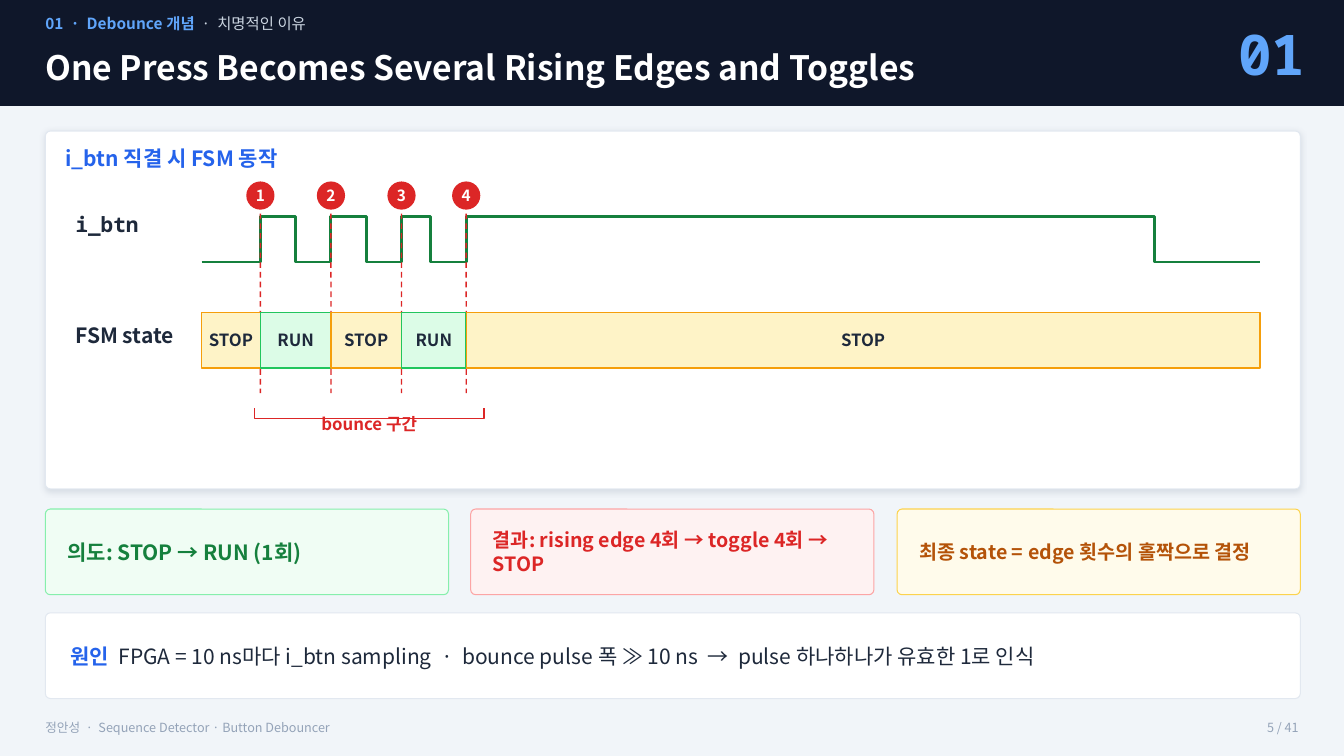
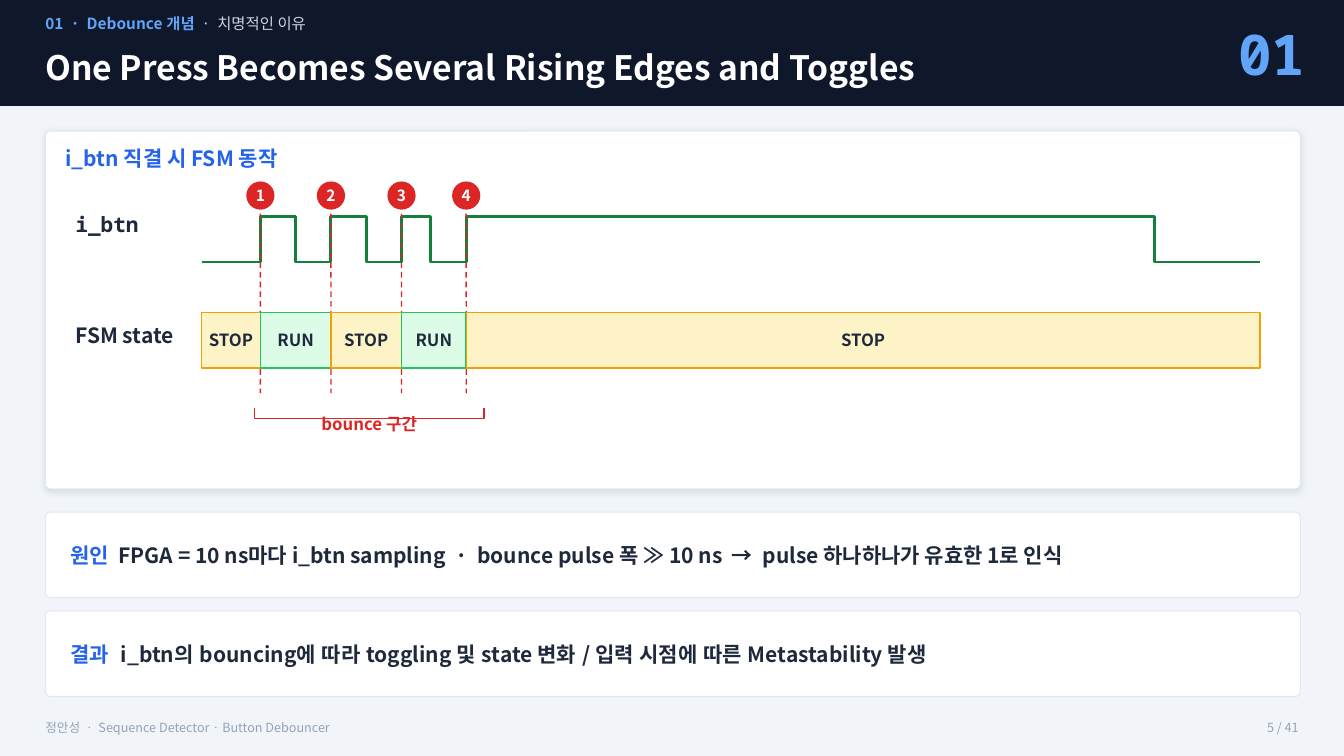
Before and after one commit to kimsacademy1234-max/System_Verilog, a slide deck: slide 5 of homework/1012_debouncer_project/Debouncer_FSM_정안성.pptx. Drawn at 1344x756 pixels with LibreOffice and Linux fonts; fonts in the diff are those of the drawing. Boxes give left, top, right and bottom in pixels: in the first picture for what was removed or moved away, otherwise in the second. Text is boxed around its words. In the diff, an @@ line names an element or a change of style, - is before the commit and + after.

```diff
--- a/homework/1012_debouncer_project/Debouncer_FSM_정안성.pptx
+++ b/homework/1012_debouncer_project/Debouncer_FSM_정안성.pptx
@@ rounded rectangle removed at [45, 509, 449, 595] @@
@@ rounded rectangle removed at [471, 509, 874, 595] @@
@@ rounded rectangle removed at [897, 509, 1301, 595] @@
@@ rounded rectangle: place and size @@
-rounded rectangle at [45, 613, 1301, 699]
+rounded rectangle at [45, 512, 1301, 598]
@@ text "원인 FPGA = 10 ns마다 ...": place and size @@
-text "원인 FPGA = 10 ns마다 ..." at [71, 646, 1035, 669]
+text "원인 FPGA = 10 ns마다 ..." at [71, 545, 1063, 568]
@@ text "원인 FPGA = 10 ns마다 ..." at [71, 545, 1063, 568]: bold on @@
@@ text removed at [493, 530, 804, 572] @@
-결과: rising edge 4회 → toggle 4회 → STOP
@@ text removed at [68, 542, 302, 564] @@
-의도: STOP → RUN (1회)
@@ text removed at [919, 542, 1251, 564] @@
-최종 state = edge 횟수의 홀짝으로 결정
@@ rounded rectangle added at [45, 611, 1301, 697], fill #FFFFFF, outline #E2E8F0 0.75 pt @@
@@ text added at [71, 644, 927, 667], 15 pt, text #1E293B, bold @@
+결과 i_btn의 bouncing에 따라 toggling 및 state 변화 / 입력 시점에 따른 Metastability 발생
```
Also in this commit, not shown: 7 other slides changed, 7 slides removed, 5 other files.
